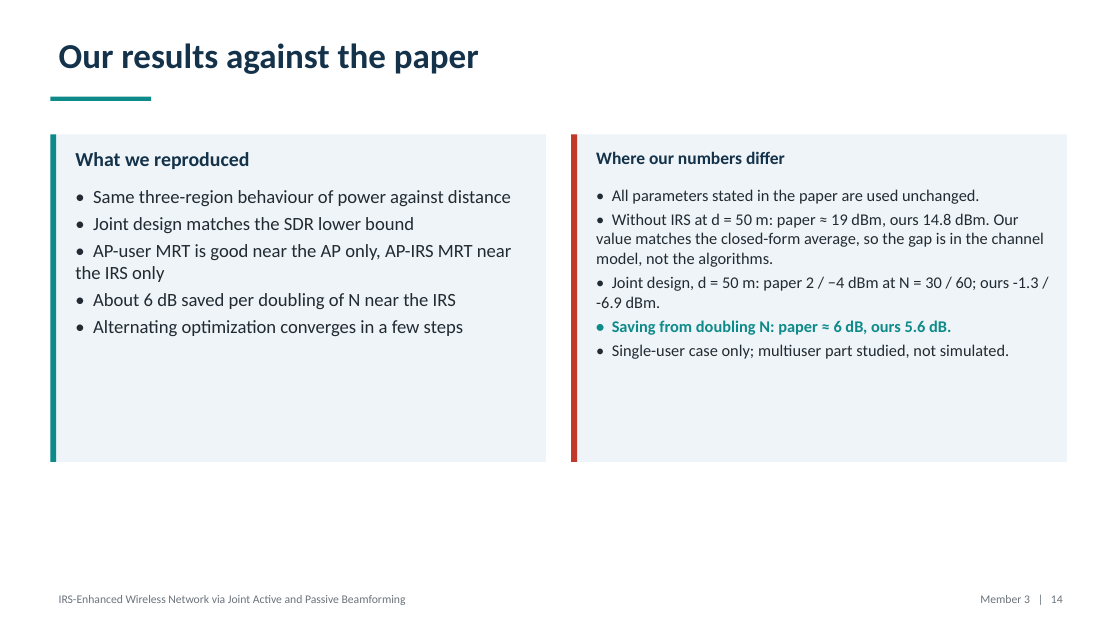
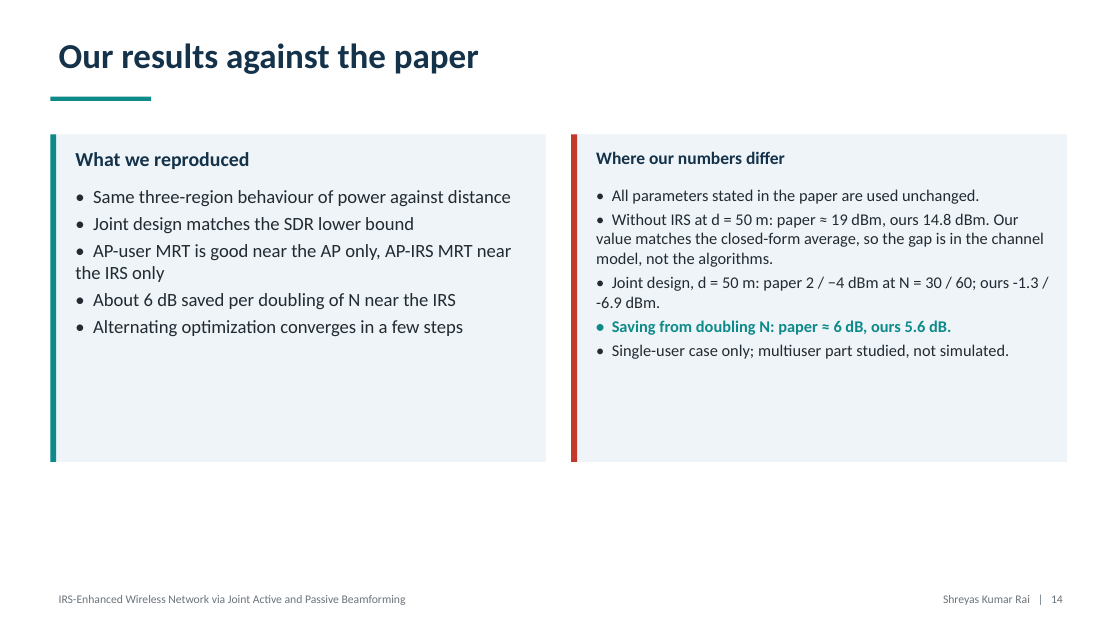
Before and after one commit to SKARAlpha0407/wcom-irs-beamforming, a slide deck: slide 14 of presentation/WCom_Project_Presentation.pptx. Drawn at 1120x630 pixels with LibreOffice and Linux fonts; fonts in the diff are those of the drawing. Boxes give left, top, right and bottom in pixels: in the first picture for what was removed or moved away, otherwise in the second. Text is boxed around its words. In the diff, an @@ line names an element or a change of style, - is before the commit and + after.

```diff
--- a/presentation/WCom_Project_Presentation.pptx
+++ b/presentation/WCom_Project_Presentation.pptx
@@ text at (943,595,1063,605): text changed @@
-Member 3 | 14
+Shreyas Kumar Rai | 14
```
Also in this commit, not shown: 15 other slides changed, 18 other files.
